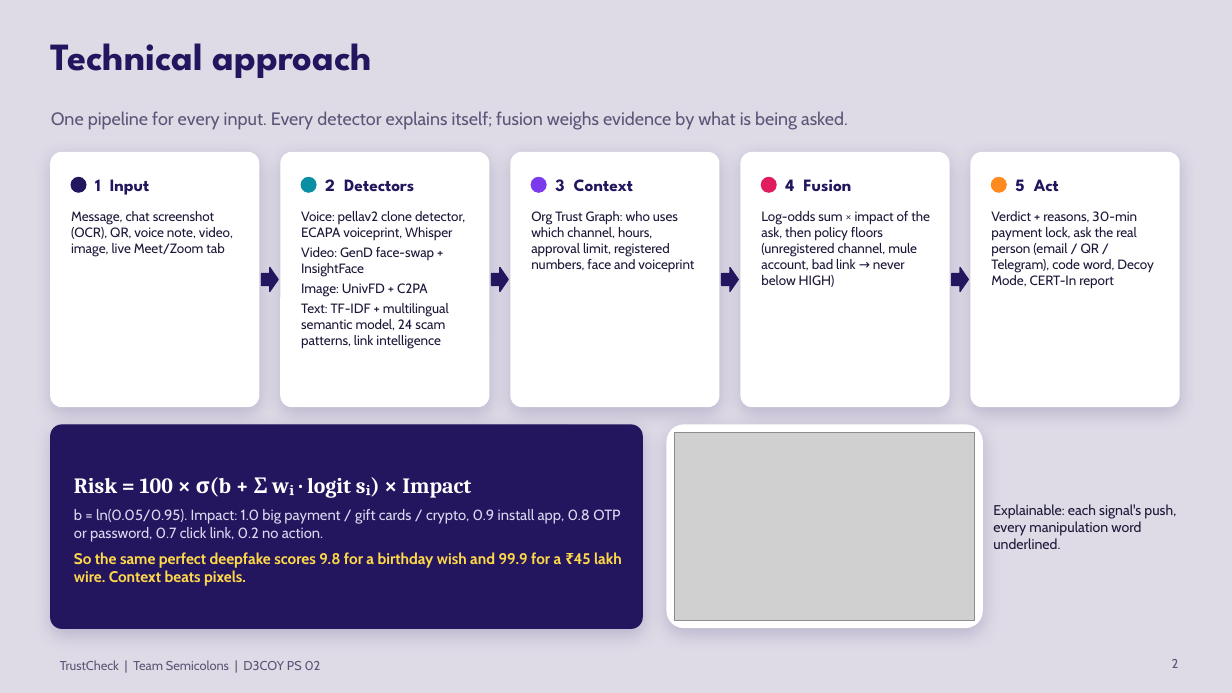
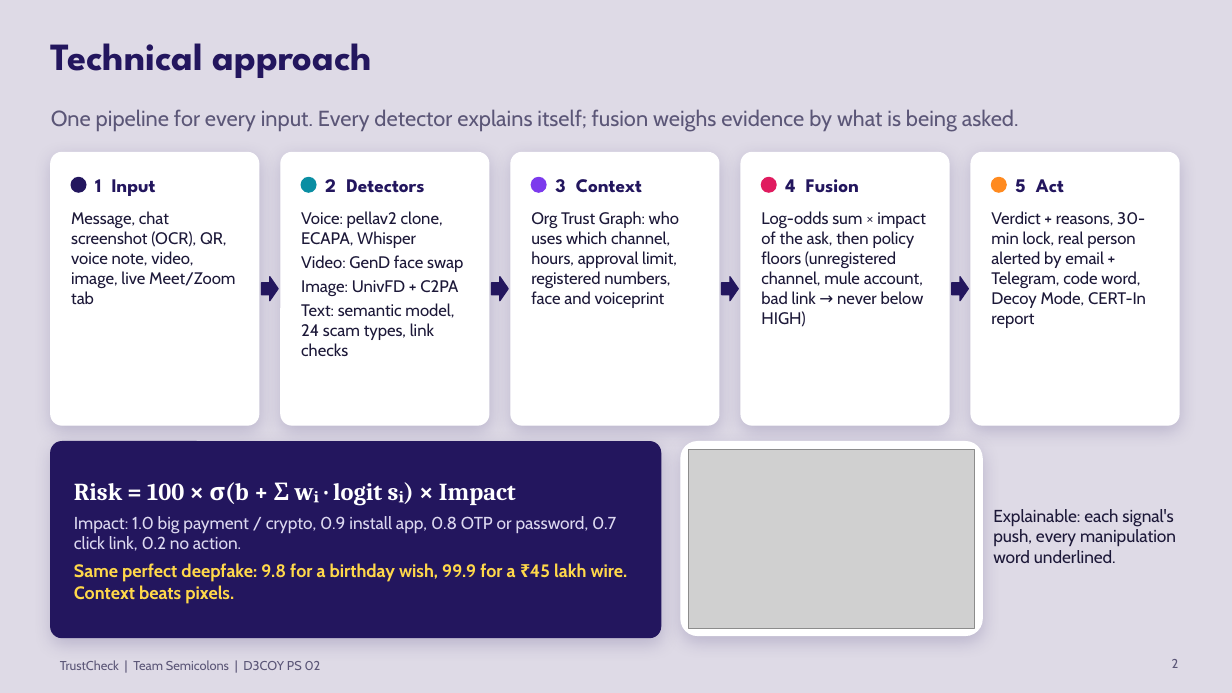
Before and after one commit to D3C0Y-1-0/Semicolons_D3C0Y_DhruvPatel, a slide deck: slide 2 of docs/TrustCheck_elimination.pptx. Drawn at 1232x693 pixels with LibreOffice and Linux fonts; fonts in the diff are those of the drawing; grey boxes stand for pictures. Boxes give left, top, right and bottom in pixels: in the first picture for what was removed or moved away, otherwise in the second. Text is boxed around its words. In the diff, an @@ line names an element or a change of style, - is before the commit and + after.

```diff
--- a/docs/TrustCheck_elimination.pptx
+++ b/docs/TrustCheck_elimination.pptx
@@ text "One pipeline for every input. ..." at bbox=[51, 109, 1019, 132]: size 14 to 17 pt @@
@@ rounded rectangle: place and size @@
-rounded rectangle at bbox=[51, 152, 259, 407]
+rounded rectangle at bbox=[51, 152, 259, 425]
@@ rounded rectangle: place and size @@
-rounded rectangle at bbox=[281, 152, 489, 407]
+rounded rectangle at bbox=[281, 152, 489, 425]
@@ rounded rectangle: place and size @@
-rounded rectangle at bbox=[511, 152, 719, 407]
+rounded rectangle at bbox=[511, 152, 719, 425]
@@ rounded rectangle: place and size @@
-rounded rectangle at bbox=[741, 152, 949, 407]
+rounded rectangle at bbox=[741, 152, 949, 425]
@@ rounded rectangle: place and size @@
-rounded rectangle at bbox=[971, 152, 1179, 407]
+rounded rectangle at bbox=[971, 152, 1179, 425]
@@ size 13.5 to 15 pt in 5 elements at bbox=[95, 179, 156, 196], bbox=[325, 179, 424, 193], bbox=[555, 179, 642, 193], bbox=[785, 179, 859, 193], bbox=[1015, 179, 1064, 193] @@
@@ size 10.5 to 13 pt in 3 elements at bbox=[71, 211, 235, 304], bbox=[531, 211, 679, 308], bbox=[761, 211, 926, 327] @@
@@ text at bbox=[301, 211, 463, 272]: text changed; size 10.5 to 13 pt @@
-Voice: pellav2 clone detector, ECAPA voiceprint, Whisper
-Video: GenD face-swap + InsightFace
+Voice: pellav2 clone, ECAPA, Whisper
+Video: GenD face swap
@@ text at bbox=[991, 211, 1146, 328]: text changed; size 10.5 to 13 pt @@
-Verdict + reasons, 30-min payment lock, ask the real person (email / QR / Telegram), code word, Decoy Mode, CERT-In report
+Verdict + reasons, 30-min lock, real person alerted by email + Telegram, code word, Decoy Mode, CERT-In report
@@ text at bbox=[301, 280, 458, 296]: size 10.5 to 13 pt in "Image: UnivFD + C2PA" @@
@@ 4 right arrows: place and size @@
-4 right arrows at bbox=[262, 268, 969, 292]
+4 right arrows at bbox=[262, 277, 969, 301]
@@ text at bbox=[301, 303, 454, 356]: text changed; size 10.5 to 13 pt @@
-Text: TF-IDF + multilingual semantic model, 24 scam patterns, link intelligence
+Text: semantic model, 24 scam types, link checks
@@ rounded rectangle at bbox=[51, 442, 661, 638]: proportions changed @@
@@ rounded rectangle: place and size @@
-rounded rectangle at bbox=[51, 425, 642, 628]
+rounded rectangle at bbox=[51, 442, 661, 638]
@@ rounded rectangle: place and size @@
-rounded rectangle at bbox=[667, 425, 982, 628]
+rounded rectangle at bbox=[681, 442, 982, 636]
@@ rounded rectangle at bbox=[681, 442, 982, 636]: proportions changed @@
@@ picture: place and size @@
-picture at bbox=[675, 433, 975, 620]
+picture at bbox=[689, 449, 975, 628]
@@ text "Explainable: each signal's push, every ..." at bbox=[993, 509, 1176, 563]: size 11 to 13.5 pt @@
@@ text at bbox=[74, 482, 516, 506]: size 17 to 19 pt in "Risk = 100 × σ(b + Σ ..."; less space between paragraphs @@
@@ text at bbox=[74, 516, 628, 604]: text changed; size 11.5 to 13.5 pt @@
-b = ln(0.05/0.95). Impact: 1.0 big payment / gift cards / crypto, 0.9 install app, 0.8 OTP or password, 0.7 click link, 0.2 no action.
-So the same perfect deepfake scores 9.8 for a birthday wish and 99.9 for a ₹45 lakh wire. Context beats pixels.
+Impact: 1.0 big payment / crypto, 0.9 install app, 0.8 OTP or password, 0.7 click link, 0.2 no action.
+Same perfect deepfake: 9.8 for a birthday wish, 99.9 for a ₹45 lakh wire. Context beats pixels.
```
Also in this commit, not shown: 5 other slides changed, 1 slide added.
